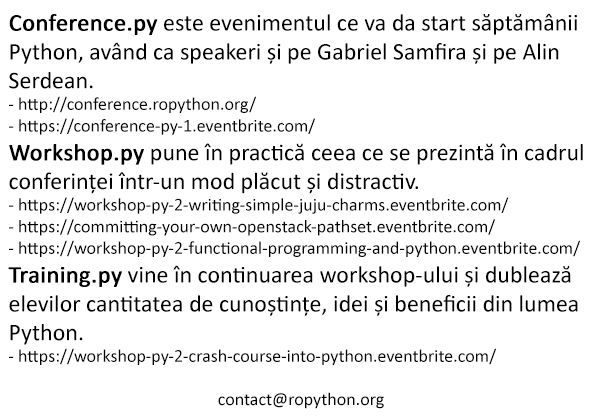
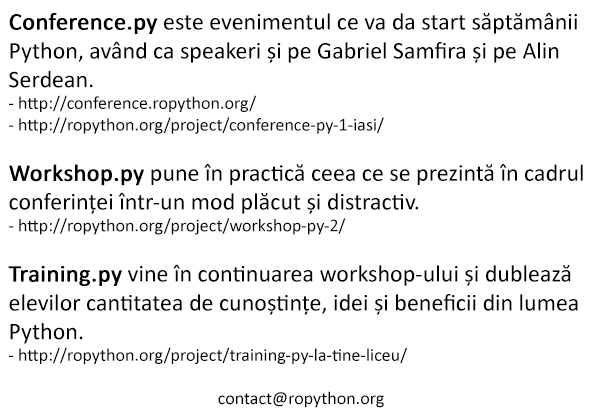
Revision of a layered 595×420 image; what changed, layer by layer:
painted on "events" over <box>8,12,583,409</box>
